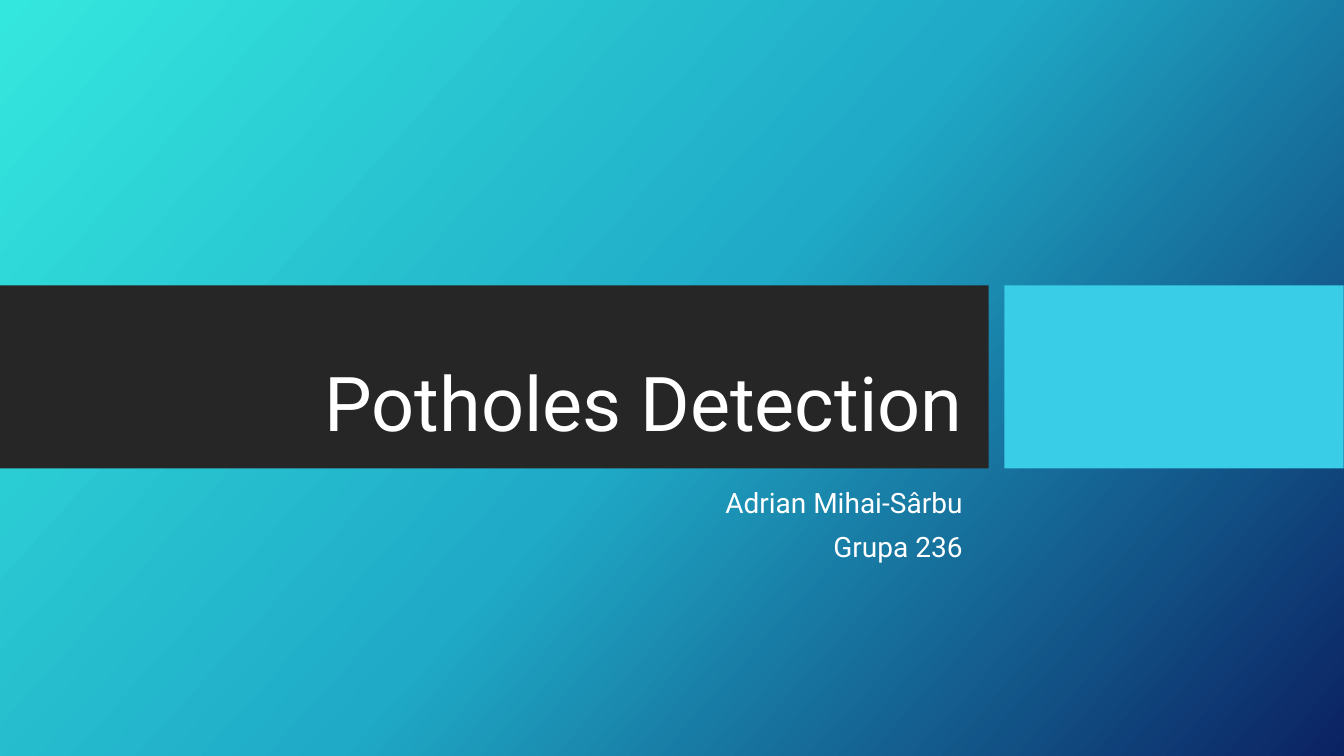
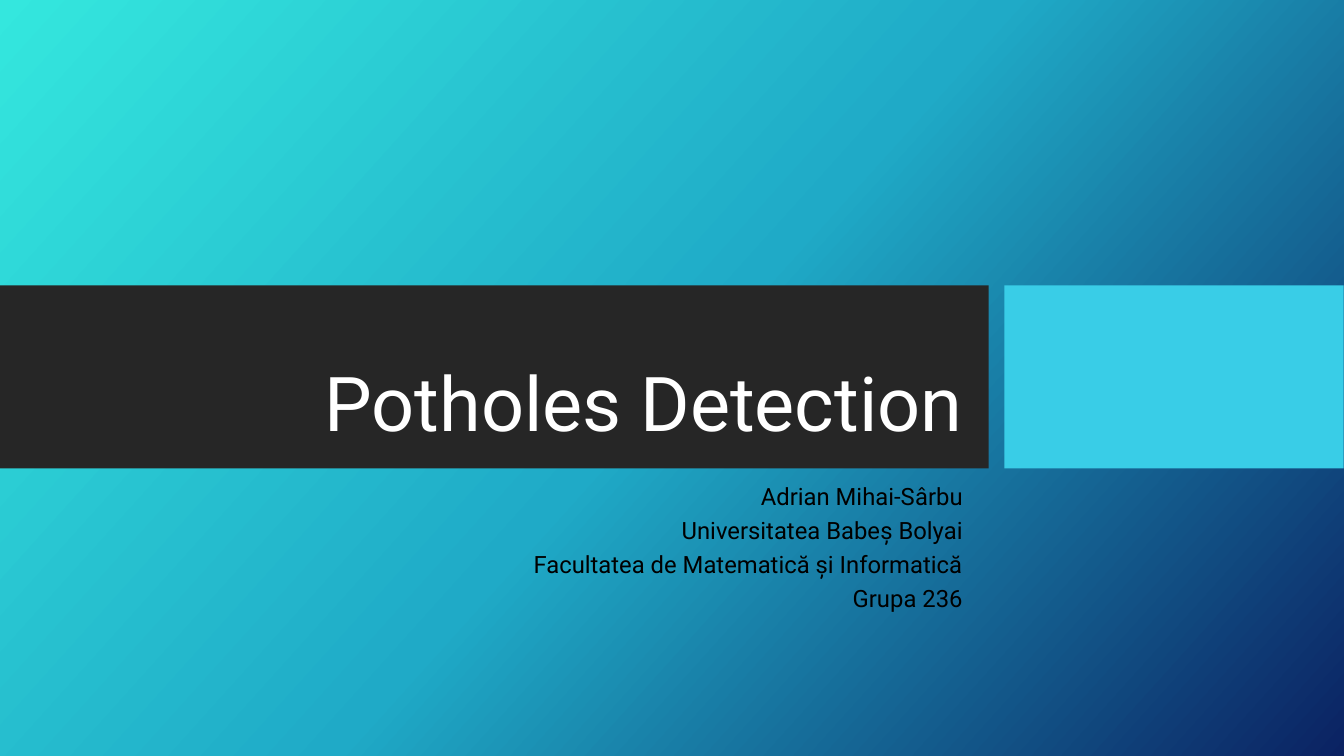
Before and after one commit to adriansarbu2001/potholes-detection, a slide deck: slide 1 of potholes-detection.pptx. Drawn at 1344x756 pixels with LibreOffice and Linux fonts; fonts in the diff are those of the drawing; background and template pictures are left out. Boxes give left, top, right and bottom in pixels: in the first picture for what was removed or moved away, otherwise in the second. Text is boxed around its words. In the diff, an @@ line names an element or a change of style, - is before the commit and + after.

```diff
--- a/potholes-detection.pptx
+++ b/potholes-detection.pptx
@@ subtitle at [761,487,963,612]: size 20 to 17 pt, text colour #FFFFFF to #000000 in "Adrian Mihai-Sârbu", "Grupa 236"; line spacing 0.9 to 0.7 @@
@@ subtitle at [534,521,963,579]: paragraphs added @@
+Universitatea Babeș Bolyai
+Facultatea de Matematică și Informatică
```
Also in this commit, not shown: 1 other slide changed, 1 slide added.
